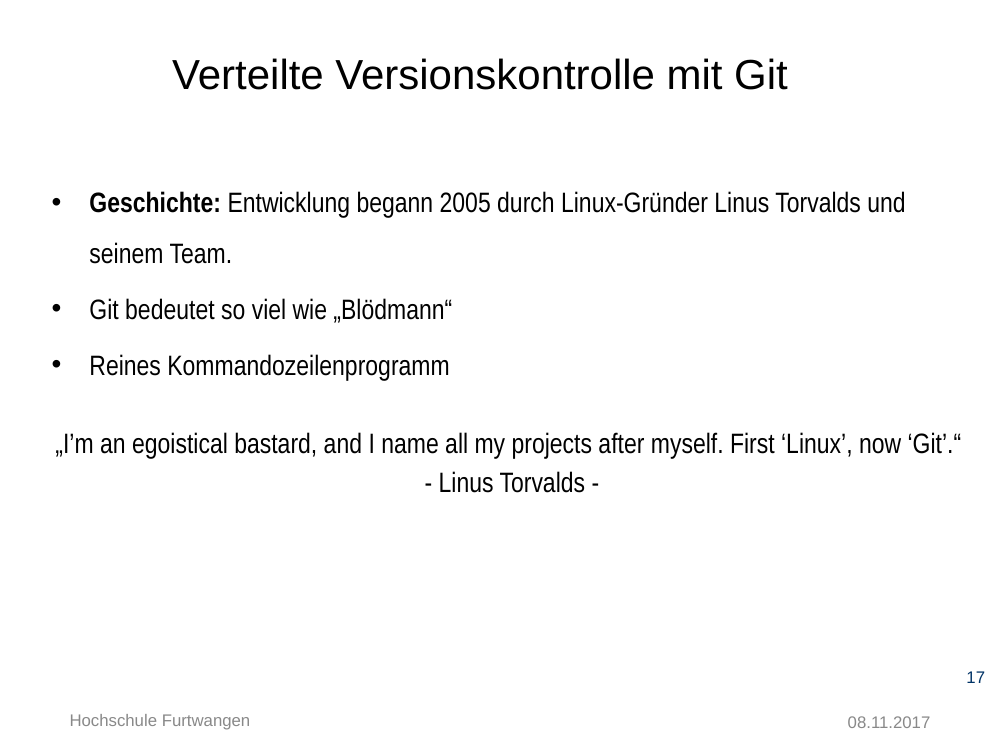
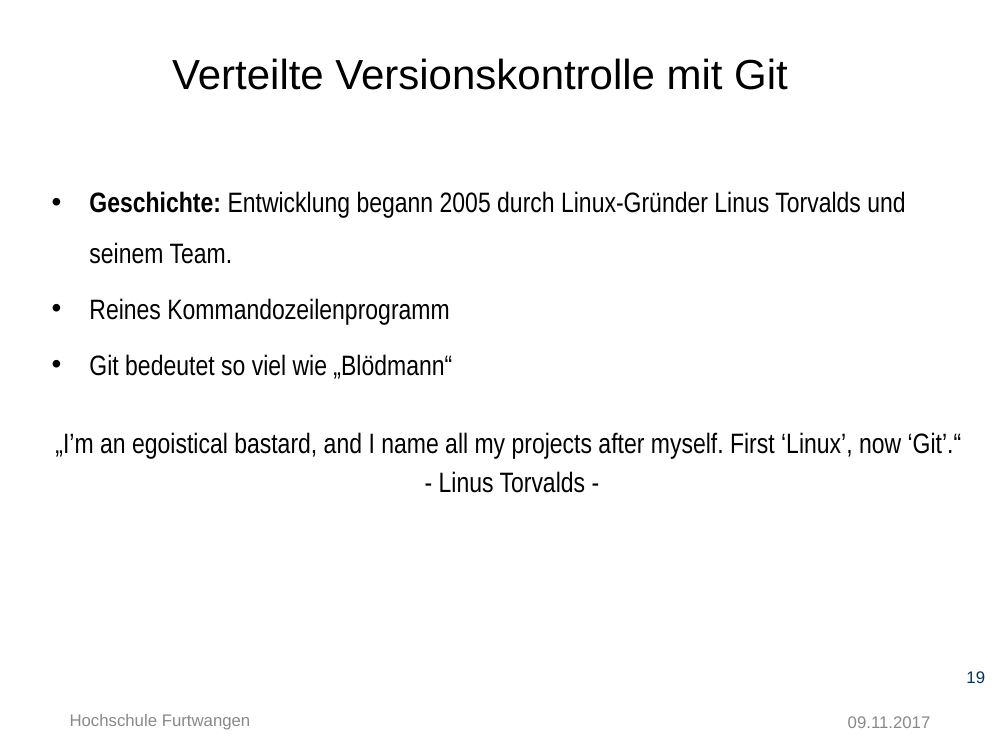
Before and after one commit to Ertugrul-Furtwangen/Erti, a slide deck: slide 19 of Thesis-Präsentation.pptx (slide 17 before the commit). Drawn at 1008x756 pixels with LibreOffice and Linux fonts; fonts in the diff are those of the drawing; background and template pictures are left out. Boxes give left, top, right and bottom in pixels: in the first picture for what was removed or moved away, otherwise in the second. Text is boxed around its words. In the diff, an @@ line names an element or a change of style, - is before the commit and + after.

```diff
--- a/Thesis-Präsentation.pptx
+++ b/Thesis-Präsentation.pptx
@@ text at <box>89,298,449,324</box>: paragraph added @@
+• Reines Kommandozeilenprogramm
@@ text at <box>89,354,449,380</box>: paragraph removed @@
-• Reines Kommandozeilenprogramm
@@ page number at <box>966,671,985,683</box>: text changed @@
-17
+19
@@ text at <box>848,716,931,728</box>: text changed @@
-08.11.2017
+09.11.2017
```
Also in this commit, not shown: 39 other slides changed, 3 slides added, 2 slides removed.
